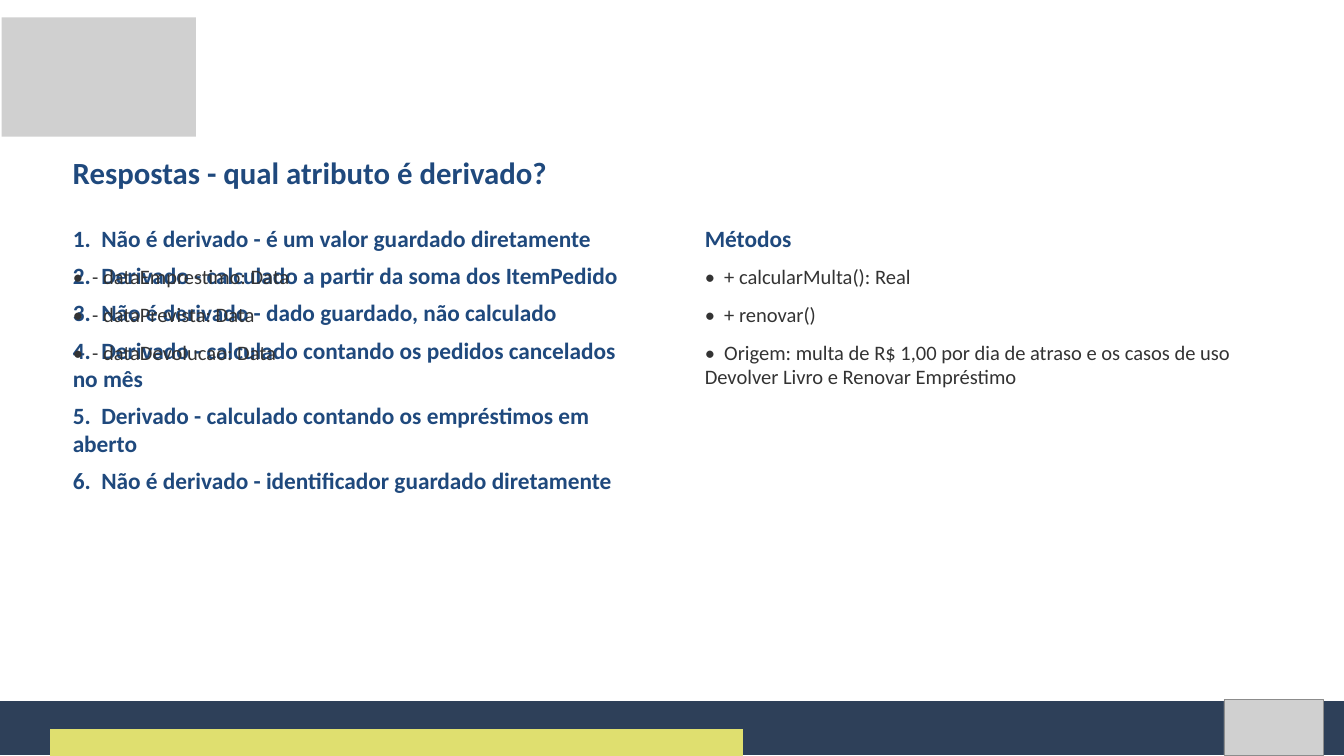
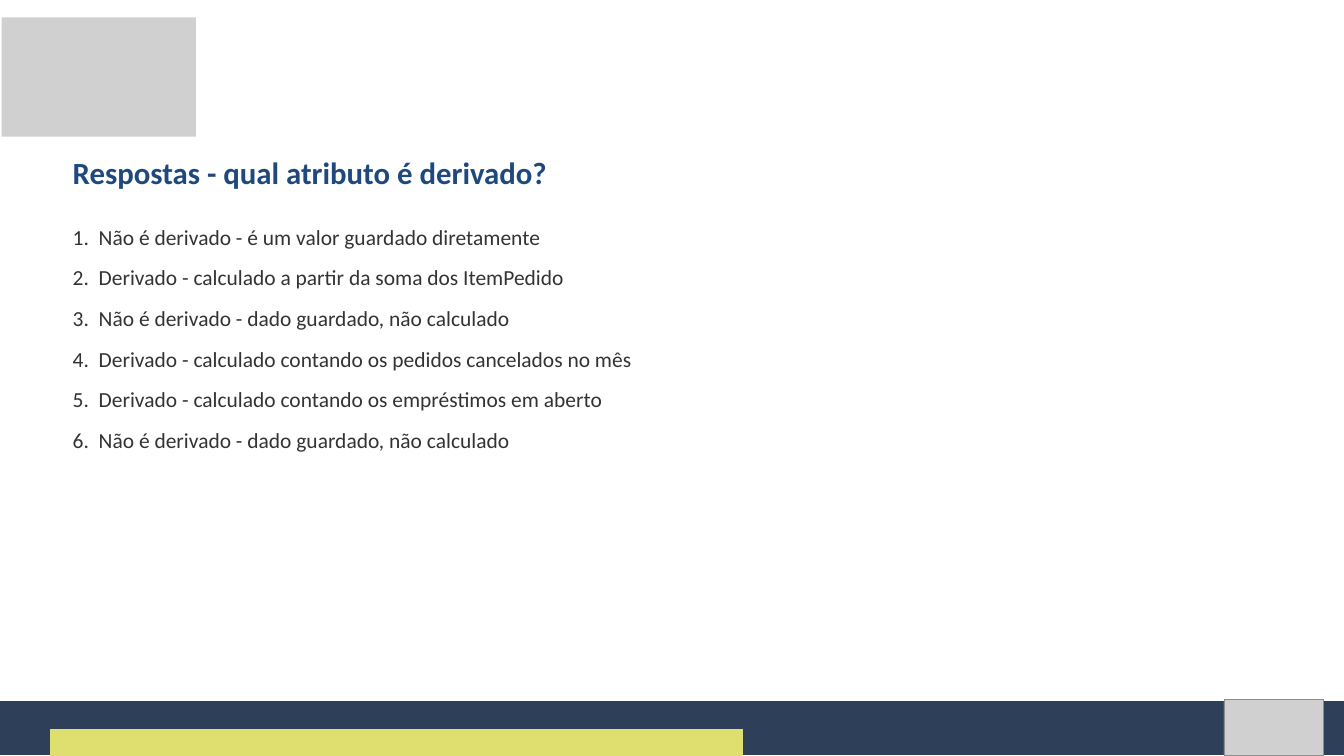
Before and after one commit to Natan20/Curso-Modelagem-De-Sistemas-Material, a slide deck: slide 28 of Aula 05 - 24-09-2026/Aula 5 - Slides.pptx. Drawn at 1344x756 pixels with LibreOffice and Linux fonts; fonts in the diff are those of the drawing; grey boxes stand for pictures. Boxes give left, top, right and bottom in pixels: in the first picture for what was removed or moved away, otherwise in the second. Text is boxed around its words. In the diff, an @@ line names an element or a change of style, - is before the commit and + after.

Commit message:
Corrige slide 28 e logo de 14 slides da Aula 5

```diff
--- a/Aula 05 - 24-09-2026/Aula 5 - Slides.pptx
+++ b/Aula 05 - 24-09-2026/Aula 5 - Slides.pptx
@@ text at [73,230,631,411]: size 25 to 23 pt, text colour #1F497D to #333333, bold off in "1. Não é derivado - é um ...", "2. Derivado - calculado a partir da ...", "3. Não é derivado - dado guardado, ...", "4. Derivado - calculado contando os pedidos ..." and 1 more places; more space between paragraphs @@
@@ text removed at [705,230,792,247] @@
-Métodos
@@ text removed at [103,267,290,360] @@
-• - dataEmprestimo: Data
-• - dataPrevista: Data
-• - dataDevolucao: Data
@@ text removed at [705,269,1230,388] @@
-• + calcularMulta(): Real
-• + renovar()
-• Origem: multa de R$ 1,00 por dia de atraso e os casos de uso Devolver Livro e Renovar Empréstimo
@@ text at [73,433,509,452]: text changed; size 25 to 23 pt; text colour #1F497D to #333333; bold off @@
-6. Não é derivado - identificador guardado diretamente
+6. Não é derivado - dado guardado, não calculado
```
